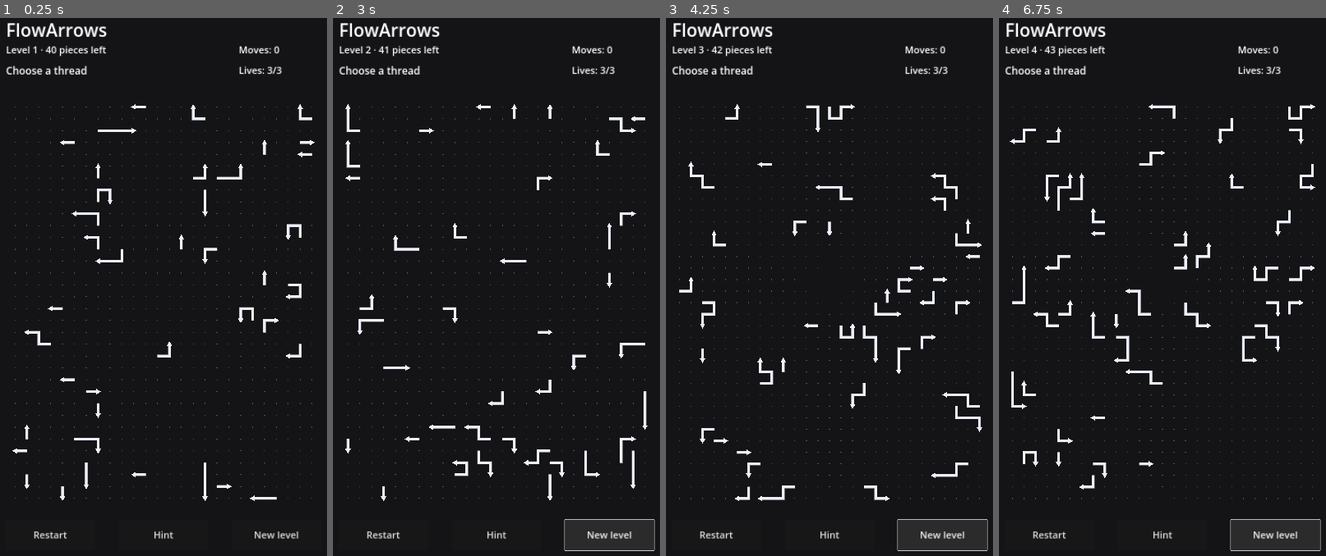
Above: before the commit, frames 1-4 (left to right).
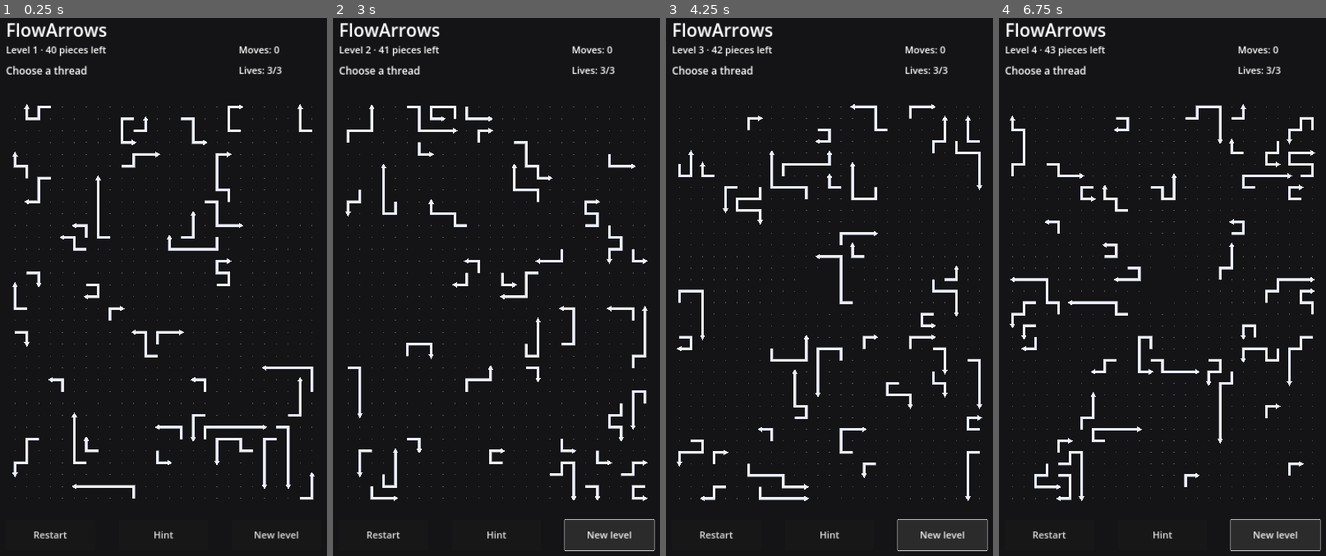
Above: after the commit, the same moments.

Repository: AiRigaLabs01/FlowArrows
Game: Godot game, scene res://src/game/main.tscn
Two runs of this game, one before a commit and one after it. Both use one fixed random seed, a clock stepped at 60 frames per second and the inputs below.
Inputs:
- Up to frame 1 (0.25 s): no input
- Up to frame 2 (3 s): click "Restart" at 0.5 s; click "Restart" at 1.25 s; click "Restart" at 2 s; click "New level" at 2.75 s
- Up to frame 3 (4.25 s): click "New level" at 3.5 s
- Up to frame 4 (6.75 s): click "Hint" at 4.25 s; click "Hint" at 5 s; click "Hint" at 5.75 s; click "New level" at 6.5 s

The runs differ from the first frame. In frame 1, 4.7% of the frame differs, in the area x 3-97%, y 16-90%; in frame 2, 4.9%; in frame 3, 5.1%; in frame 4, 5.6%.

Commit message:
Generate longer and more intricate arrow threads

Diff:
--- a/src/core/generator.gd
+++ b/src/core/generator.gd
@@ -7,9 +7,9 @@
 const ValidatorScript = preload("res://src/core/validator.gd")
 const DifficultyScript = preload("res://src/core/difficulty.gd")
 
-const MAX_GENERATION_ATTEMPTS := 12
+const MAX_GENERATION_ATTEMPTS := 16
 const CANDIDATES_PER_PIECE := 96
-const DIFFICULTY_CANDIDATE_COUNT := 4
+const DIFFICULTY_CANDIDATES := 5
 
 var rng: RandomNumberGenerator = RandomNumberGenerator.new()
 
@@ -24,45 +24,35 @@
 	assert(board_size.x >= 3 and board_size.y >= 3)
 	complexity = maxi(complexity, 1)
 
-	# Generate several mathematically valid boards and choose the one whose
-	# dependency structure is closest to the target difficulty for this level.
-	# This makes progression depend on the graph, not only on board dimensions.
+	var target_score: int = _target_difficulty_score(piece_count, complexity)
 	var best: Dictionary = {}
-	var best_distance := 1 << 30
-	var successful_candidates := 0
-	var target_score: int = _target_difficulty_score(piece_count, complexity)
-
-	for _attempt in range(MAX_GENERATION_ATTEMPTS):
-		var generated := _generate_reverse_solvable(piece_count, board_size, complexity)
-		if generated.is_empty():
-			continue
-		successful_candidates += 1
-		var score: int = int(generated["difficulty"]["score"])
-		var distance: int = abs(score - target_score)
-		if distance < best_distance:
-			best = generated
-			best_distance = distance
-		if successful_candidates >= DIFFICULTY_CANDIDATE_COUNT:
+	var best_distance: int = 1 << 30
+
+	# Construct several proven-solvable boards and select the one whose dependency
+	# structure is closest to the target difficulty for this level.
+	for _sample in range(DIFFICULTY_CANDIDATES):
+		for _attempt in range(MAX_GENERATION_ATTEMPTS):
+			var generated := _generate_reverse_solvable(piece_count, board_size, complexity)
+			if generated.is_empty():
+				continue
+			var score: int = int(generated["difficulty"]["score"])
+			var distance: int = absi(score - target_score)
+			if best.is_empty() or distance < best_distance:
+				best = generated
+				best_distance = distance
 			break
 
 	if not best.is_empty():
 		best["target_difficulty_score"] = target_score
-		best["difficulty_distance"] = best_distance
 		return best
-
-	var fallback := _generate_safe_multicell_fallback(piece_count, board_size)
-	fallback["target_difficulty_score"] = target_score
-	fallback["difficulty_distance"] = abs(int(fallback["difficulty"]["score"]) - target_score)
-	return fallback
+	return _generate_safe_multicell_fallback(piece_count, board_size)
 
 func _target_difficulty_score(piece_count: int, complexity: int) -> int:
-	# Piece count supplies the baseline, while level complexity progressively asks
-	# for deeper/more constrained dependency graphs. The curve is deliberately
-	# smooth so consecutive levels do not jump unpredictably.
-	var baseline: int = piece_count * 5
-	var progression: int = complexity * 14
-	var late_game: int = maxi(0, complexity - 8) * 5
-	return baseline + progression + late_game
+	# Piece count sets the baseline; dependency structure increasingly dominates
+	# as the level number grows. The curve is intentionally smooth rather than
+	# stepping only when board dimensions change.
+	var level_term: int = maxi(complexity - 1, 0)
+	return piece_count * 5 + 70 + level_term * 24 + int(pow(float(level_term), 1.25) * 5.0)
 
 func _generate_reverse_solvable(piece_count: int, board_size: Vector2i, complexity: int) -> Dictionary:
 	var pieces: Array = []
@@ -111,12 +101,14 @@
 	}
 
 func _build_path(board_size: Vector2i, occupied: Dictionary, complexity: int) -> Array[Vector2i]:
-	var min_length: int = mini(2 + int((complexity - 1) / 4), 4)
-	var max_length: int = mini(4 + int((complexity - 1) / 2), 8)
+	# Threads should already look like real paths on level 1. Complexity then adds
+	# length and bends rather than starting from mostly one-segment arrows.
+	var min_length: int = mini(3 + int((complexity - 1) / 5), 6)
+	var max_length: int = mini(7 + int((complexity - 1) / 2), 12)
 	var target_length: int = rng.randi_range(min_length, max_length)
-	var desired_turns: int = mini(int((complexity - 1) / 2), 4)
-
-	for _attempt in range(48):
+	var desired_turns: int = mini(1 + int((complexity - 1) / 3), 6)
+
+	for _attempt in range(64):
 		var start := Vector2i(rng.randi_range(0, board_size.x - 1), rng.randi_range(0, board_size.y - 1))
 		if occupied.has(_cell_key(start)):
 			continue
@@ -126,6 +118,7 @@
 		while path.size() < target_length:
 			var candidates: Array[Vector2i] = []
 			var turning_candidates: Array[Vector2i] = []
+			var straight_candidates: Array[Vector2i] = []
 			for direction: Vector2i in [Vector2i.UP, Vector2i.DOWN, Vector2i.LEFT, Vector2i.RIGHT]:
 				var next: Vector2i = path[-1] + direction
 				if not _inside(next, board_size) or occupied.has(_cell_key(next)) or next in path:
@@ -133,19 +126,26 @@
 				candidates.append(next)
 				if previous_direction != Vector2i.ZERO and direction != previous_direction and direction != -previous_direction:
 					turning_candidates.append(next)
+				elif previous_direction == Vector2i.ZERO or direction == previous_direction:
+					straight_candidates.append(next)
 			if candidates.is_empty():
 				break
+
 			var next_cell: Vector2i
 			if turns < desired_turns and not turning_candidates.is_empty():
 				next_cell = turning_candidates[rng.randi_range(0, turning_candidates.size() - 1)]
+			elif not straight_candidates.is_empty() and rng.randf() < 0.60:
+				next_cell = straight_candidates[rng.randi_range(0, straight_candidates.size() - 1)]
 			else:
 				next_cell = candidates[rng.randi_range(0, candidates.size() - 1)]
+
 			var direction: Vector2i = next_cell - path[-1]
 			if previous_direction != Vector2i.ZERO and direction != previous_direction:
 				turns += 1
 			previous_direction = direction
 			path.append(next_cell)
-		if path.size() >= min_length and (desired_turns == 0 or turns >= mini(desired_turns, path.size() - 2)):
+
+		if path.size() >= min_length and turns >= mini(desired_turns, path.size() - 2):
 			return path
 	return []
 
